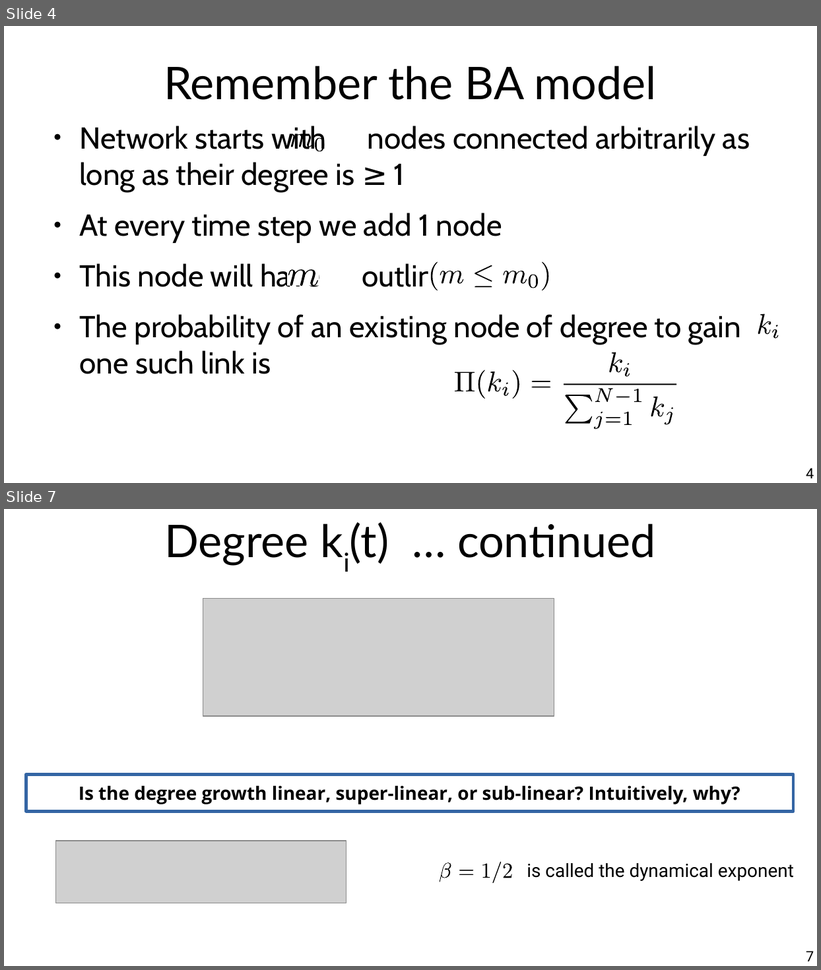
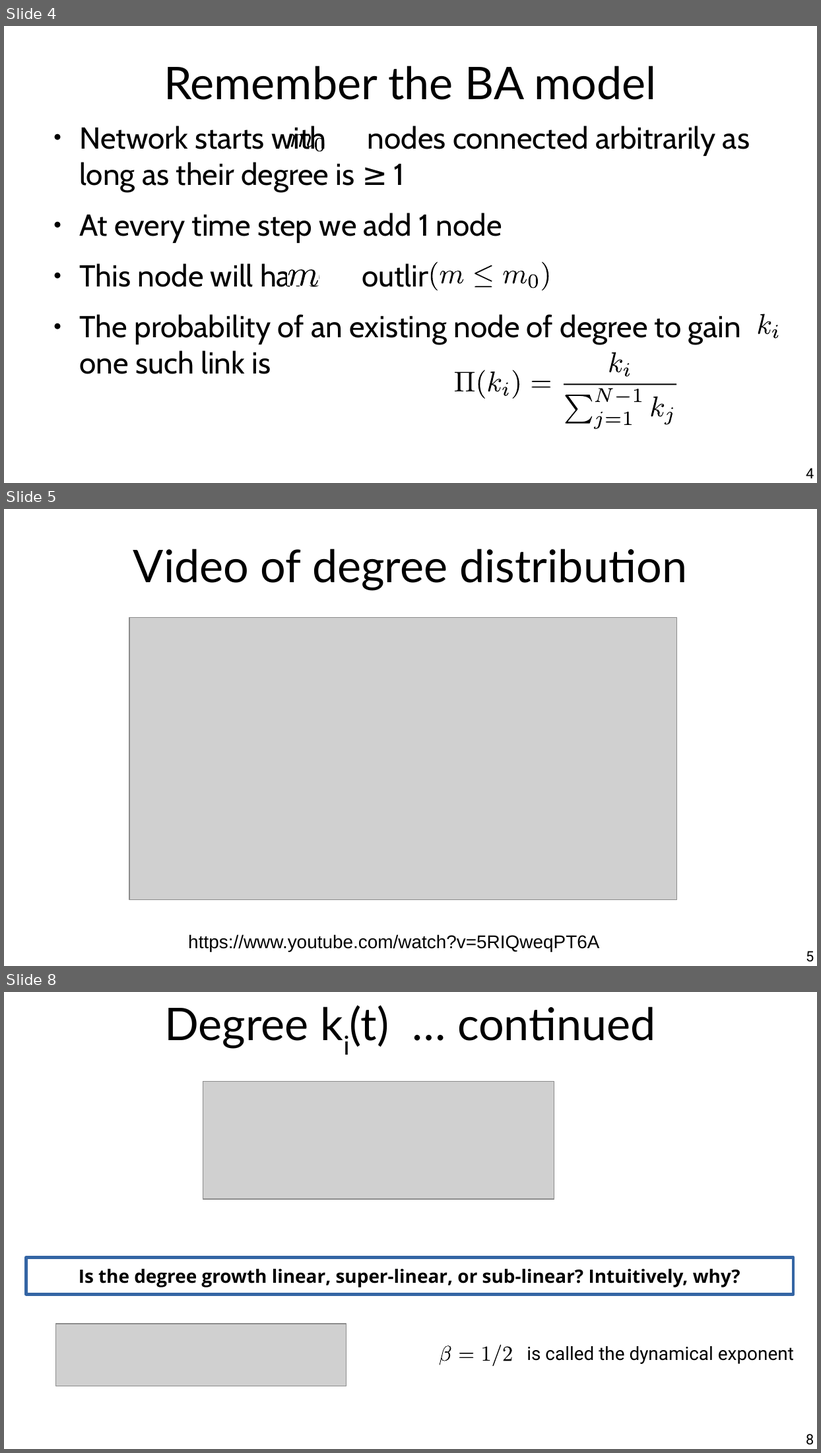
Before and after one commit to chatox/networks-science-course, a slide deck: theory/odp/tt17-preferential_attachment_degree.odp. Shown one above the other, each under a label of ours: slides 4 and 7 before the commit, slides 4, 5 and 8 after it; the slides between them are not shown. The pictures are 821x970 and 821x1453 pixels, drawn with LibreOffice and Linux fonts; fonts in the diff are those of the drawing; grey boxes stand for pictures. Boxes give left, top, right and bottom in pixels: in the first picture for what was removed or moved away, otherwise in the second. Text is boxed around its words. In the diff, an @@ line names an element or a change of style, - is before the commit and + after.

```diff
--- a/theory/odp/tt17-preferential_attachment_degree.odp
+++ b/theory/odp/tt17-preferential_attachment_degree.odp
@@ slide 5 added at box(4, 509, 817, 966), background #FFFFFF @@
@@ title added at box(133, 549, 687, 591), 44 pt, text #000000 @@
+Video of degree distribution
@@ picture added at box(129, 617, 677, 900) @@
@@ text added at box(188, 935, 599, 952), 18 pt, text #000000 @@
+https://www.youtube.com/watch?v=5RIQweqPT6A
@@ page number added at box(806, 951, 814, 962), 14 pt, text #000000 @@
+5
@@ what was slide 7 is now slide 8 @@
@@ page number at box(806, 1434, 814, 1445): text changed @@
-7
+8
```
Also in this commit, not shown: 4 slides changed, 5 other files.
